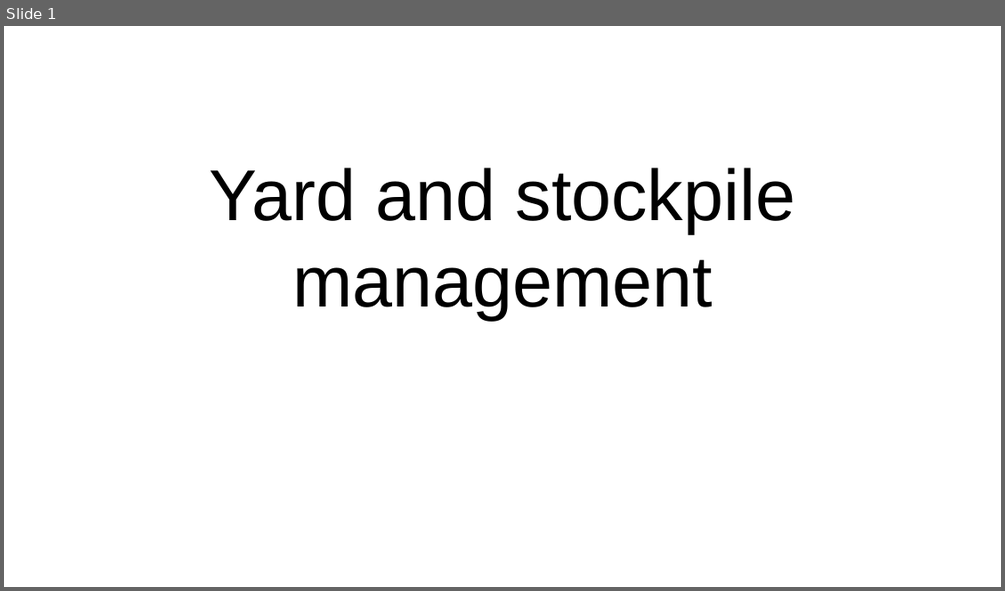
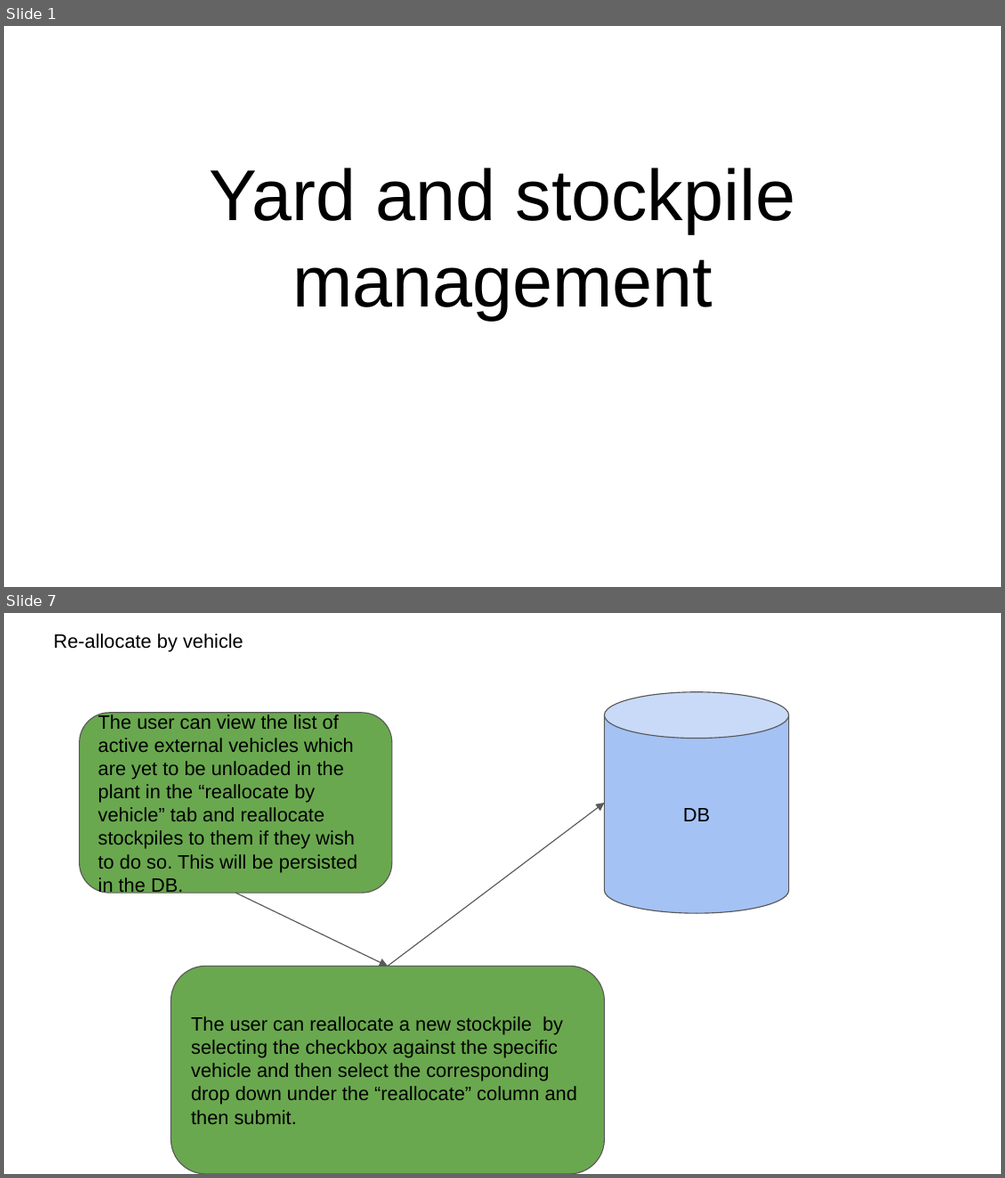
Before and after one commit to elogic-cscts/cscts_srs, a slide deck: Yard_and_Stockpile_SRS/yard-stockpile-flow.pptx. Shown one above the other, each under a label of ours: slide 1 before the commit, slides 1 and 7 after it; the slides between them are not shown. The pictures are 1005x591 and 1005x1178 pixels, drawn with LibreOffice and Linux fonts; fonts in the diff are those of the drawing. Boxes give left, top, right and bottom in pixels: in the first picture for what was removed or moved away, otherwise in the second. Text is boxed around its words. In the diff, an @@ line names an element or a change of style, - is before the commit and + after.

```diff
--- a/Yard_and_Stockpile_SRS/yard-stockpile-flow.pptx
+++ b/Yard_and_Stockpile_SRS/yard-stockpile-flow.pptx
@@ slide 7 added at (x1=4, y1=613, x2=1001, y2=1174), background #FFFFFF @@
@@ text added at (x1=54, y1=633, x2=243, y2=652), 14 pt, text #000000 @@
+Re-allocate by vehicle
@@ cylinder added at (x1=604, y1=691, x2=788, y2=913), fill #A4C2F4, outline #595959 0.75 pt, 14 pt, text #000000 @@
+DB
@@ rounded rectangle added at (x1=80, y1=713, x2=393, y2=893), fill #6AA84F, outline #595959 0.75 pt, 14 pt, text #000000 @@
+The user can view the list of active external vehicles which are yet to be unloaded in the plant in the “reallocate by vehicle” tab and reallocate stockpiles to them if they wish to do so. This will be persisted in the DB.
@@ arrow added from (388, 965) to (604, 803), #595959 0.75 pt @@
@@ arrow added from (235, 893) to (388, 965), #595959 0.75 pt @@
@@ rounded rectangle added at (x1=170, y1=965, x2=604, y2=1174), fill #6AA84F, outline #595959 0.75 pt, 14 pt, text #000000 @@
+The user can reallocate a new stockpile by selecting the checkbox against the specific vehicle and then select the corresponding drop down under the “reallocate” column and then submit.
```
Also in this commit, not shown: 1 slide changed, 5 other slides added, 2 slides removed, 1 other file.
